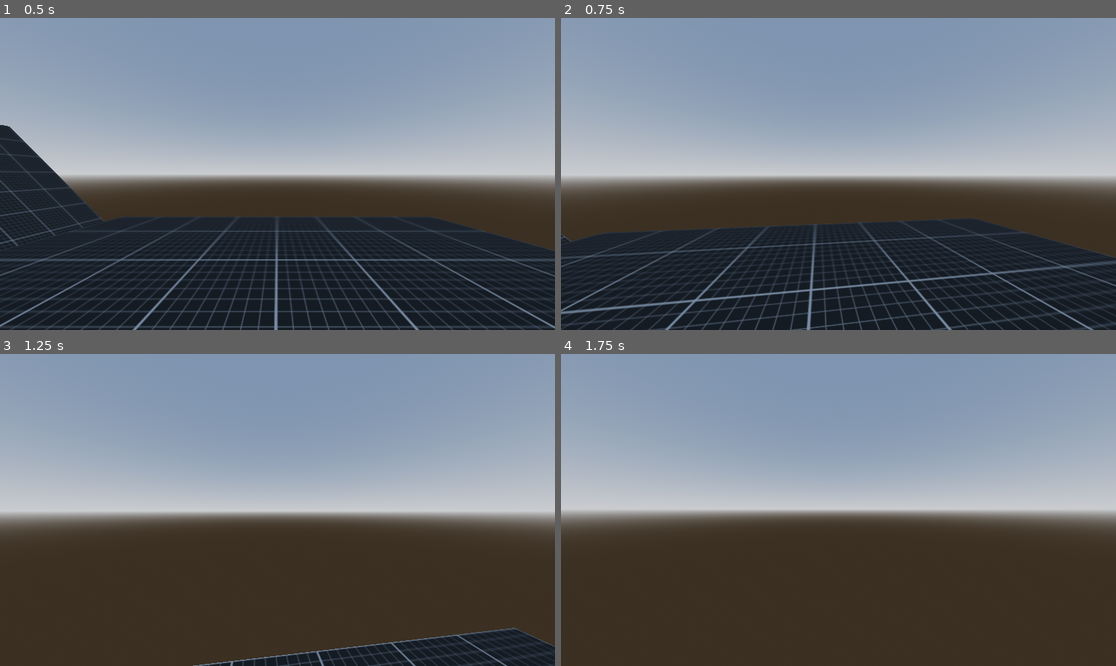
Above: before the commit, frames 1-4 (two rows, left to right).
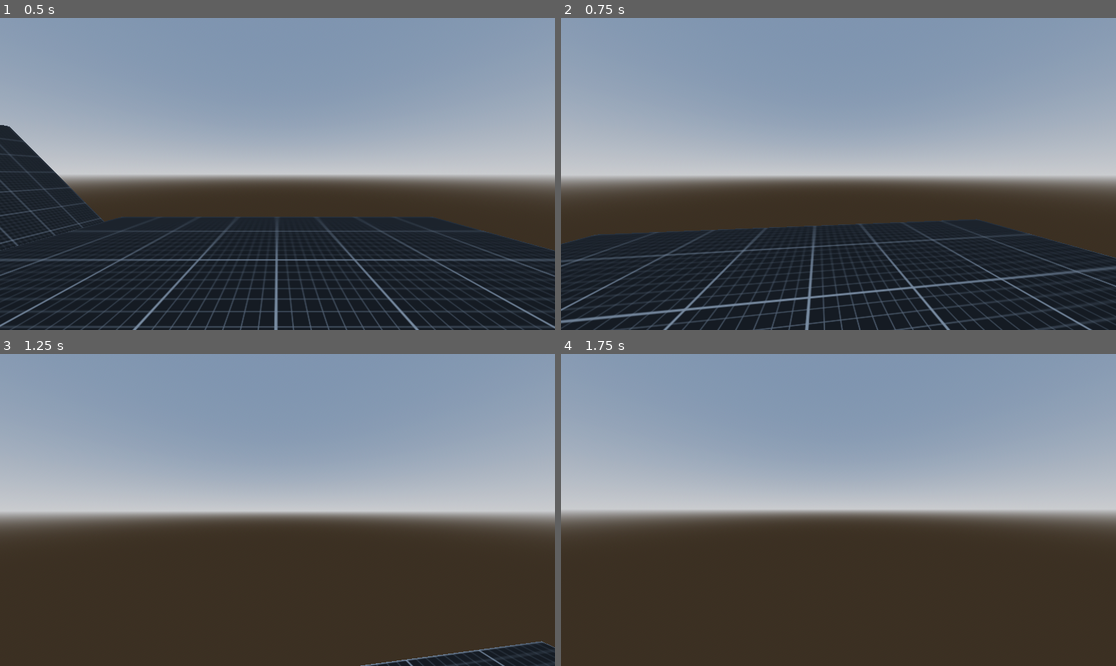
Above: after the commit, the same moments.

Repository: mdnrealdeal/parkour-game
Game: Godot game, scene res://scenes/levels/test_scene.tscn
Two runs of this game, one before a commit and one after it. Both use one fixed random seed, a clock stepped at 60 frames per second and the inputs below.
Inputs (mouse positions are in pixels of both pictures, inside the frame that each line leads up to):
- Up to frame 1 (0.5 s): no input
- Up to frame 2 (0.75 s): tap Enter (ui_accept) at 0.5 s; move the mouse to (866, 174) at 0.52 s; hold W (move_forward) from 0.53 s (still down); tap Shift (dash) at 0.6 s
- Up to frame 3 (1.25 s): keep holding W (move_forward); tap Space (jump) at 0.77, 0.8, 1.07 s
- Up to frame 4 (1.75 s): keep holding W (move_forward); move the mouse to (810, 510) at 1.27 s; tap Space (jump) at 1.35, 1.52 s; tap Shift (dash) at 1.55 s

Frame 1 is identical in both runs. In frame 2, 6.6% of the frame differs, in the area x 0-100%, y 64-100%; in frame 3, 3.0%; in frame 4, nothing differs.

Commit message:
previous_state fixes coyote time bug .. for now

Diff:
--- a/resources/player_movementstats.tres
+++ b/resources/player_movementstats.tres
@@ -12,7 +12,7 @@
 max_air_jumps = 0
 jump_force = 3.8
 coyote_time_duration = 0.2
-dash_speed = 5.0
-dash_duration = 0.1
-dash_cooldown = 0.25
+dash_speed = 6.0
+dash_duration = 0.05
+dash_cooldown = 0.5
 metadata/_custom_type_script = "uid://c83i83xjuj6bl"
--- a/scripts/_FSMs/base_state.gd
+++ b/scripts/_FSMs/base_state.gd
@@ -18,7 +18,7 @@
 func can_interrupt(_delta: float) -> bool:
 	return false
 
-func enter() -> void:
+func enter(_previous_state: State = null) -> void:
 	pass
 
 func exit() -> void:
--- a/scripts/_FSMs/locoLayer/LocomotionAir.gd
+++ b/scripts/_FSMs/locoLayer/LocomotionAir.gd
@@ -10,15 +10,12 @@
 	coyote_timer.one_shot = true
 	add_child(coyote_timer)
 
-func enter() -> void:
+func enter(previous_state: State = null) -> void:
 	air_jumps_left = actor_ref.move_stats.max_air_jumps
-	if actor_ref.velocity.y <= 0.0:
+	if previous_state is not LocomotionAir and actor_ref.velocity.y <= 0.0:
 		coyote_timer.start(actor_ref.move_stats.coyote_time_duration)
 	else:
 		coyote_timer.stop()
-
-func can_coyote_jump() -> bool:
-	return false
 
 func physics_update(delta: float) -> void:
 	actor_ref.velocity.y -= actor_ref.gravity * delta
--- a/scripts/_FSMs/locoLayer/LocomotionDash.gd
+++ b/scripts/_FSMs/locoLayer/LocomotionDash.gd
@@ -10,7 +10,7 @@
 	_cooldown_timer.one_shot = true
 	add_child(_cooldown_timer)
 
-func enter() -> void:
+func enter(_previous_state: State = null) -> void:
 	if actor_ref.input_dir.length() > 0:
 		_dash_direction = (actor_ref.transform.basis *
 		Vector3(actor_ref.input_dir.x, 0, actor_ref.input_dir.y)).normalized()
--- a/scripts/_FSMs/state_machine.gd
+++ b/scripts/_FSMs/state_machine.gd
@@ -48,10 +48,12 @@
 	change_state(new_state)
 
 func change_state(new_state: State) -> void:
+	var previous_state: State = current_state
+
 	if current_state:
 		current_state.exit()
 
-	new_state.enter()
+	new_state.enter(previous_state)
 	current_state = new_state
 
 	state_changed.emit(new_state)
